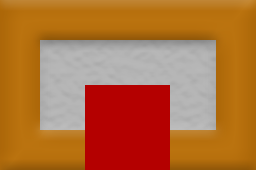
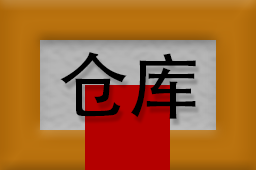
Layer changes from the first 256x170 image to the second:
added layer "仓库" above "矩形 3 拷贝" over [60, 52, 196, 119]
